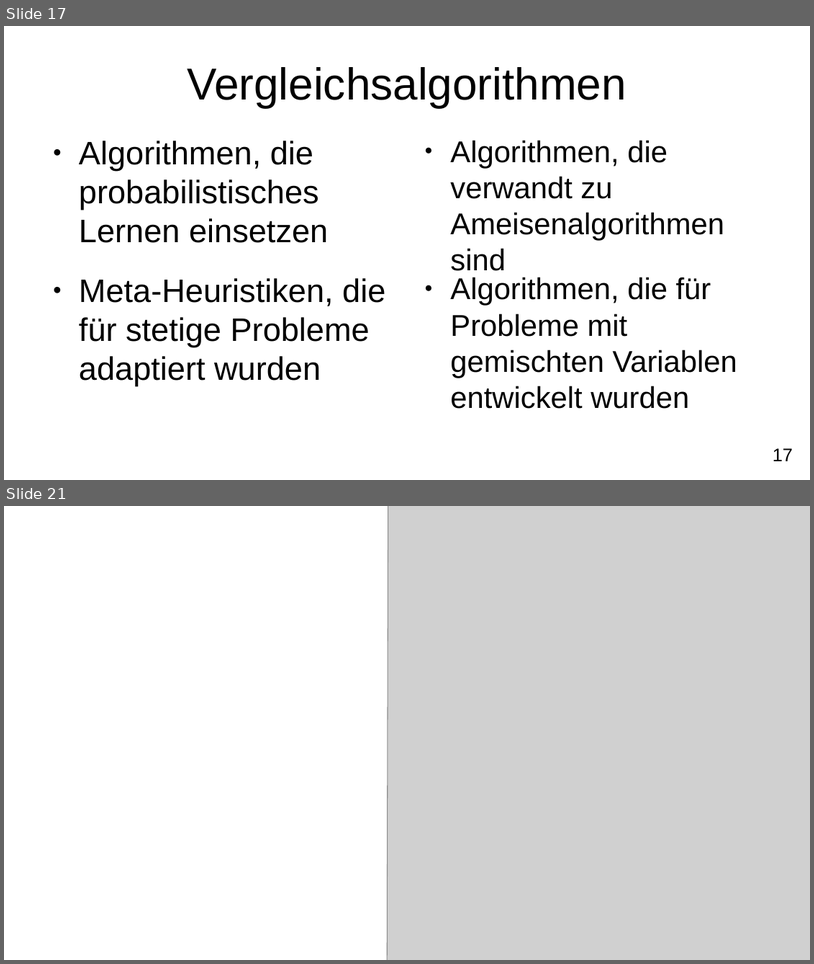
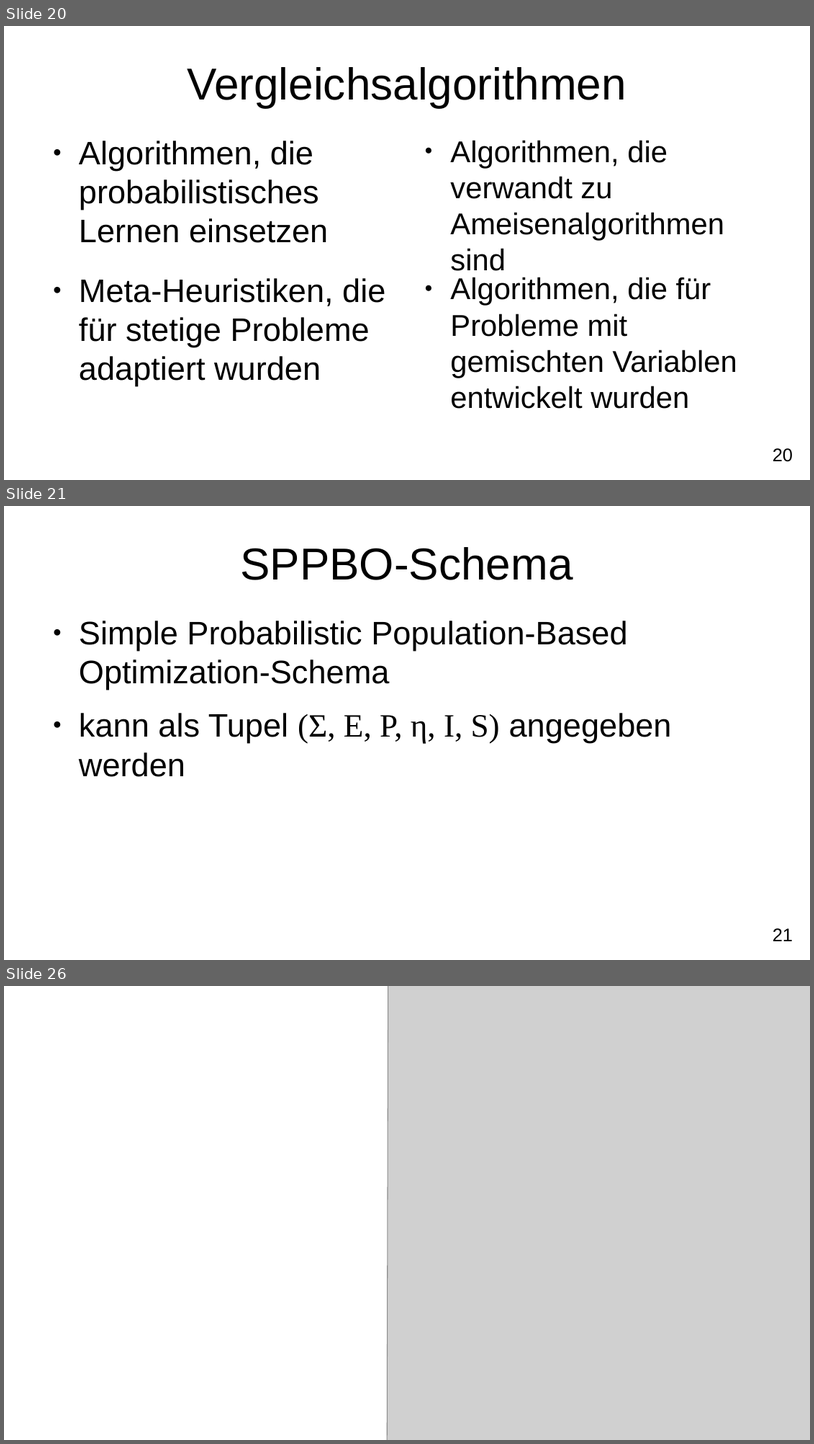
Before and after one commit to FXJackAll/Masterarbeit_Code, a slide deck: Masterarbeit_Verteidigung/Masterarbeit_Verteidigung.odp. Shown one above the other, each under a label of ours: slides 17 and 21 before the commit, slides 20, 21 and 26 after it; the slides between them are not shown. The pictures are 814x964 and 814x1444 pixels, drawn with LibreOffice and Linux fonts; fonts in the diff are those of the drawing; grey boxes stand for pictures; background and template pictures are left out. Boxes give left, top, right and bottom in pixels: in the first picture for what was removed or moved away, otherwise in the second. Text is boxed around its words. In the diff, an @@ line names an element or a change of style, - is before the commit and + after.

```diff
--- a/Masterarbeit_Verteidigung/Masterarbeit_Verteidigung.odp
+++ b/Masterarbeit_Verteidigung/Masterarbeit_Verteidigung.odp
@@ slide 21 added at [4,506,810,960], background #FFFFFF; not listed: 1 template element that a slide beside it also shows @@
@@ title added at [241,547,574,580], 44 pt, text #000000 @@
+SPPBO-Schema
@@ text added at [79,620,672,777], 32 pt, text #000000 @@
+● Simple Probabilistic Population-Based Optimization-Schema
+● kann als Tupel (Σ, E, P, η, I, S) angegeben werden
@@ what was slide 17 is now slide 20 @@
@@ page number at [773,448,793,462]: text changed @@
-17
+20
@@ what was slide 21 is now slide 26 @@
```
Also in this commit, not shown: 10 slides changed, 12 other slides added, 4 slides removed, 8 other files.
